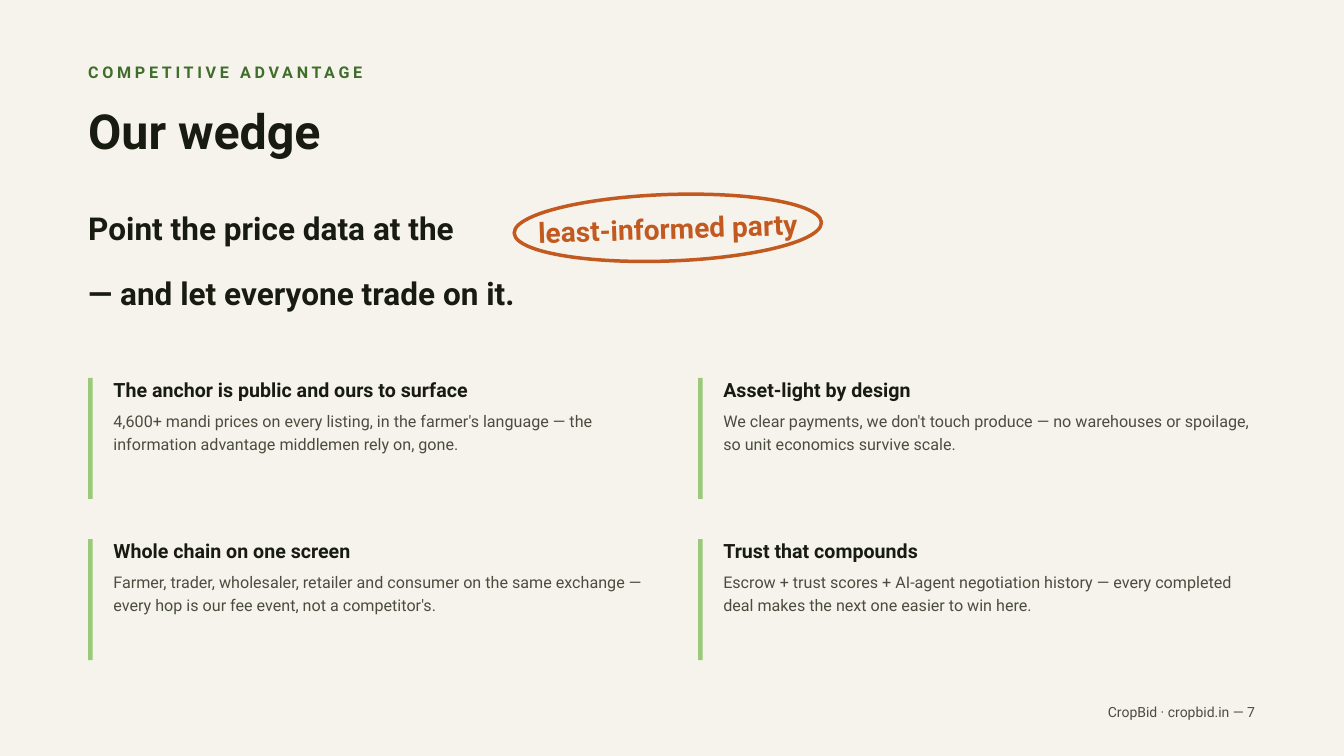
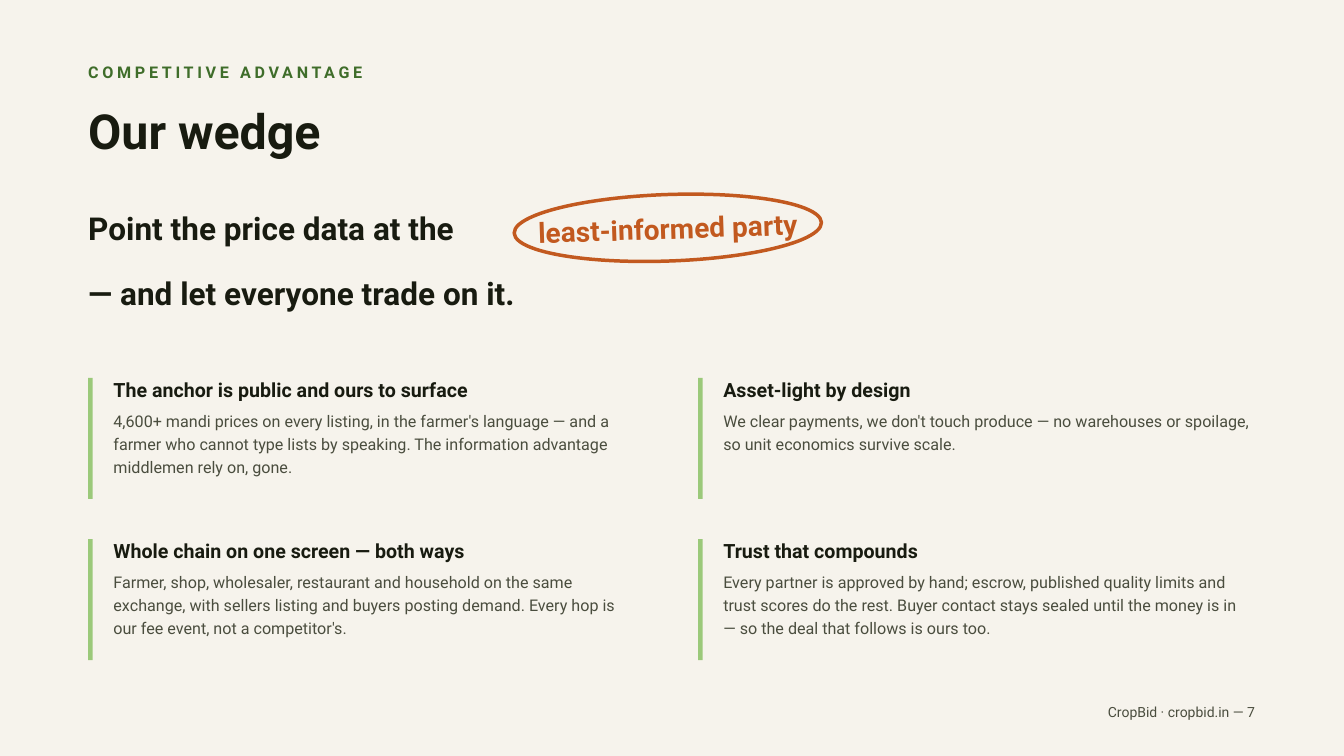
Before and after one commit to Hrishi75/CropBid, a slide deck: slide 7 of CropBid-Pitch-Deck.pptx. Drawn at 1344x756 pixels with LibreOffice and Linux fonts; fonts in the diff are those of the drawing. Boxes give left, top, right and bottom in pixels: in the first picture for what was removed or moved away, otherwise in the second. Text is boxed around its words. In the diff, an @@ line names an element or a change of style, - is before the commit and + after.

```diff
--- a/CropBid-Pitch-Deck.pptx
+++ b/CropBid-Pitch-Deck.pptx
@@ text at (x1=113, y1=415, x2=609, y2=477): text changed @@
-4,600+ mandi prices on every listing, in the farmer's language — the information advantage middlemen rely on, gone.
+4,600+ mandi prices on every listing, in the farmer's language — and a farmer who cannot type lists by speaking. The information advantage middlemen rely on, gone.
@@ text at (x1=113, y1=543, x2=615, y2=637): text changed @@
-Whole chain on one screen
-Farmer, trader, wholesaler, retailer and consumer on the same exchange — every hop is our fee event, not a competitor's.
+Whole chain on one screen — both ways
+Farmer, shop, wholesaler, restaurant and household on the same exchange, with sellers listing and buyers posting demand. Every hop is our fee event, not a competitor's.
@@ text at (x1=723, y1=576, x2=1236, y2=634): text changed @@
-Escrow + trust scores + AI-agent negotiation history — every completed deal makes the next one easier to win here.
+Every partner is approved by hand; escrow, published quality limits and trust scores do the rest. Buyer contact stays sealed until the money is in — so the deal that follows is ours too.
```
Also in this commit, not shown: 5 other slides changed, 3 other files.
